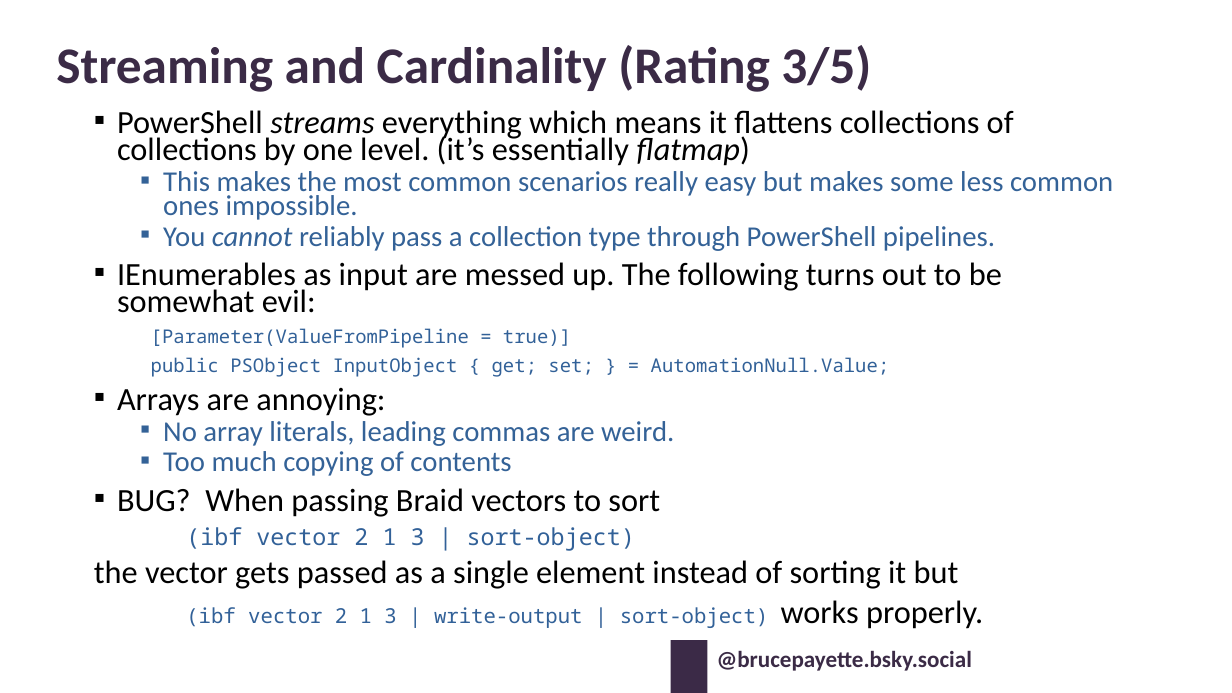
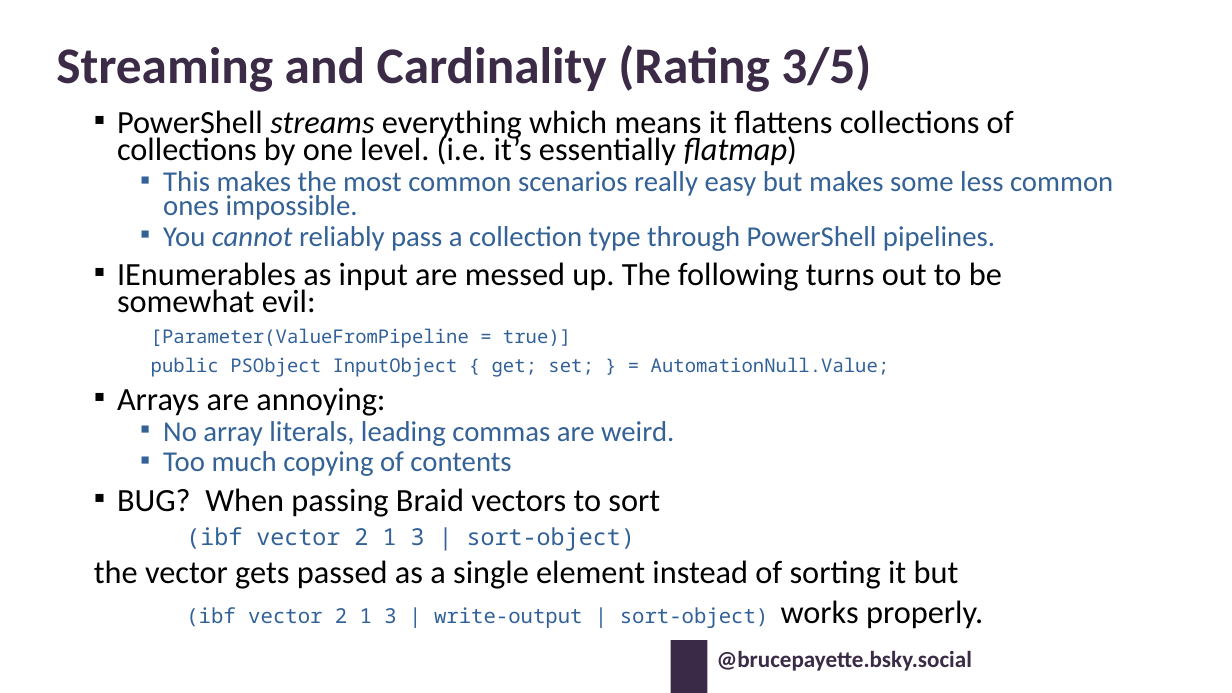
Before and after one commit to BrucePay/BraidLang, a slide deck: slide 15 of PSCONF26_Payette_Designing_PowerShell.pptx. Drawn at 1232x693 pixels with LibreOffice and Linux fonts; fonts in the diff are those of the drawing; background and template pictures are left out. Boxes give left, top, right and bottom in pixels: in the first picture for what was removed or moved away, otherwise in the second. Text is boxed around its words. In the diff, an @@ line names an element or a change of style, - is before the commit and + after.

```diff
--- a/PSCONF26_Payette_Designing_PowerShell.pptx
+++ b/PSCONF26_Payette_Designing_PowerShell.pptx
@@ text at box(117, 110, 1014, 166): text changed @@
-▪ PowerShell streams everything which means it flattens collections of collections by one level. (it’s essentially flatmap)
+▪ PowerShell streams everything which means it flattens collections of collections by one level. (i.e. it’s essentially flatmap)
```
Also in this commit, not shown: 13 other slides changed, 1 slide added, 2 other files.
